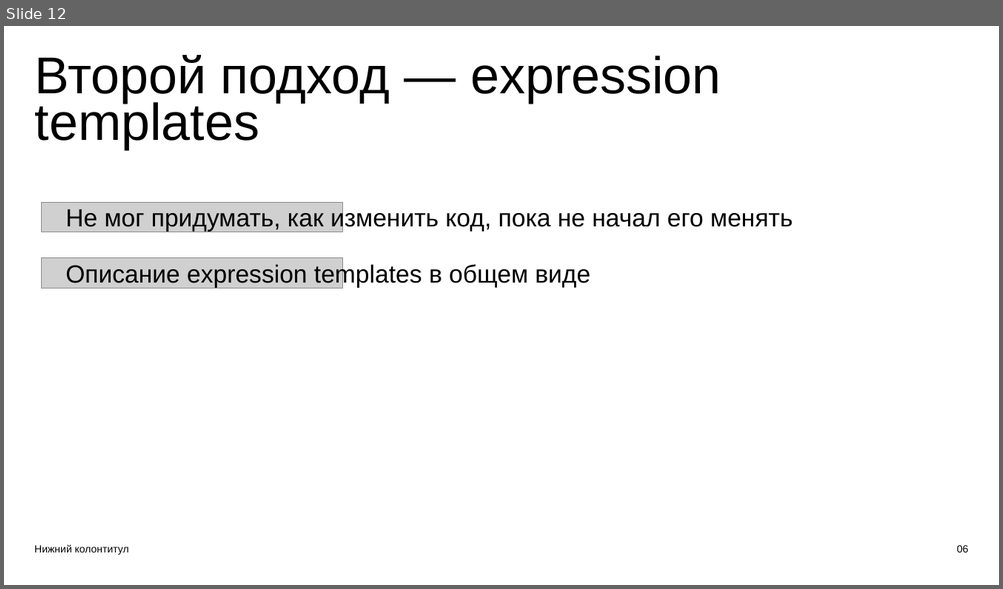
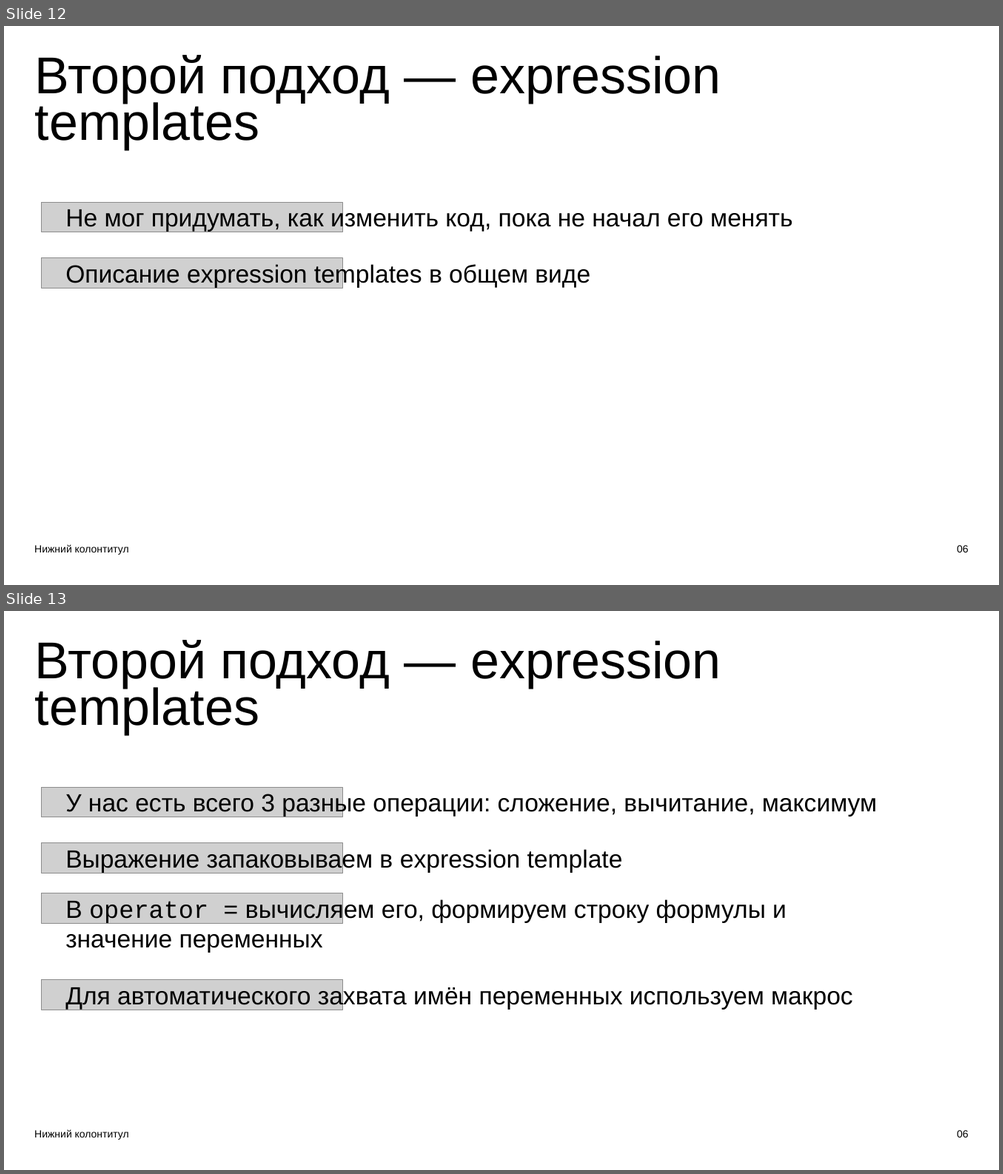
Before and after one commit to ishfb/zcc23, a slide deck: slides.pptx. Shown one above the other, each under a label of ours: slide 12 before the commit, slides 12 and 13 after it. The pictures are 1003x589 and 1003x1174 pixels, drawn with LibreOffice and Linux fonts; fonts in the diff are those of the drawing; grey boxes stand for pictures. Boxes give left, top, right and bottom in pixels: in the first picture for what was removed or moved away, otherwise in the second. Text is boxed around its words. In the diff, an @@ line names an element or a change of style, - is before the commit and + after.

```diff
--- a/slides.pptx
+++ b/slides.pptx
@@ slide 13 added at <box>4,611,999,1170</box>, background #FFFFFF @@
@@ text added at <box>35,640,720,735</box>, 75 pt, text #000000 @@
+Второй подход — expression templates
@@ picture added at <box>41,787,342,817</box> @@
@@ rectangle added at <box>17,789,34,807</box>, fill #FFFFFF @@
@@ text added at <box>65,792,876,816</box>, 36 pt, text #000000 @@
+У нас есть всего 3 разные операции: сложение, вычитание, максимум
@@ picture added at <box>41,843,342,873</box> @@
@@ text added at <box>65,848,623,872</box>, 36 pt, text #000000 @@
+Выражение запаковываем в expression template
@@ picture added at <box>41,894,342,923</box> @@
@@ text added at <box>65,898,786,952</box>, 36 pt, text #000000 @@
+В operator = вычисляем его, формируем строку формулы и значение переменных
@@ picture added at <box>41,980,342,1010</box> @@
@@ text added at <box>65,985,853,1009</box>, 36 pt, text #000000 @@
+Для автоматического захвата имён переменных используем макрос
@@ text added at <box>34,1130,129,1140</box>, 15 pt, text #000000 @@
+Нижний колонтитул
@@ text added at <box>956,1130,968,1138</box>, 15 pt, text #000000 @@
+06
```
Also in this commit, not shown: 1 slide changed, 6 other slides added.
